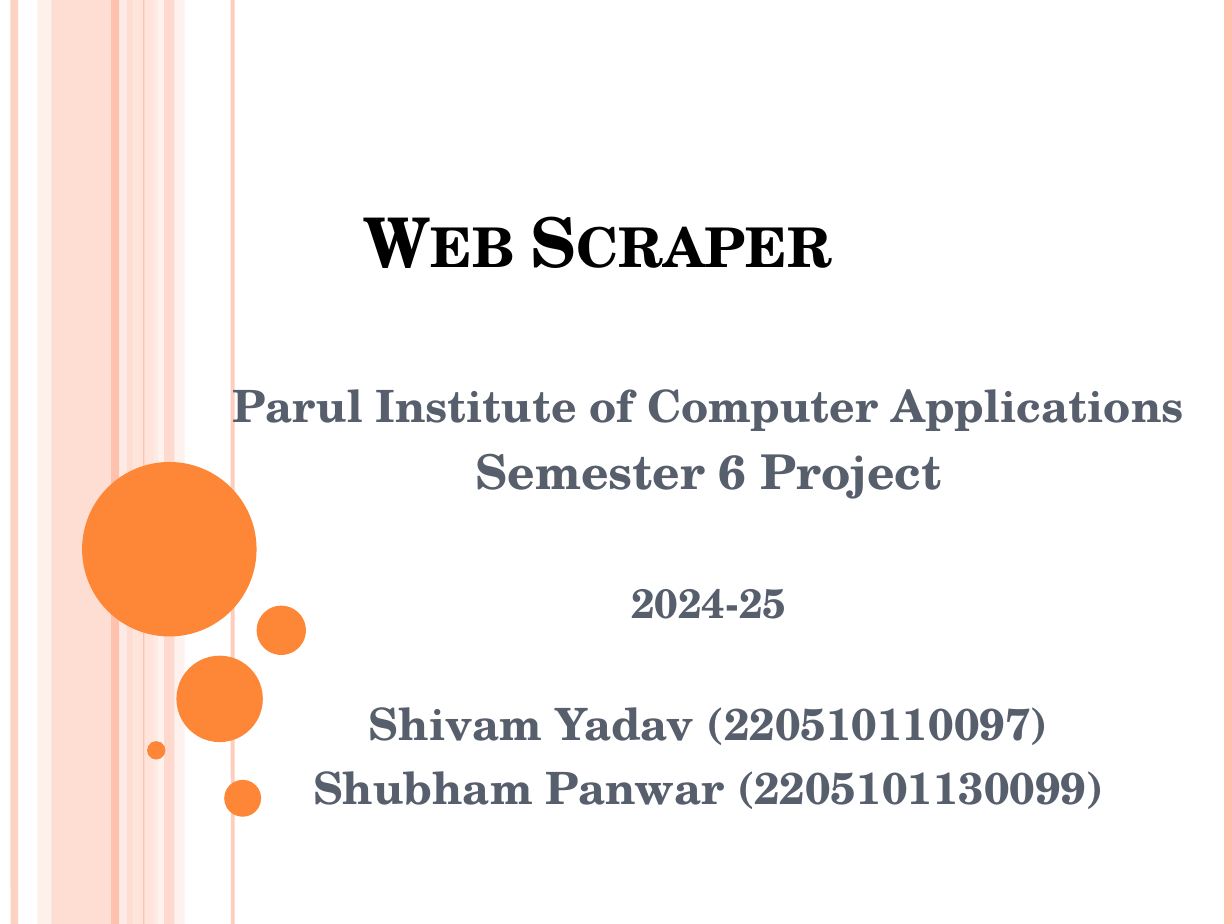
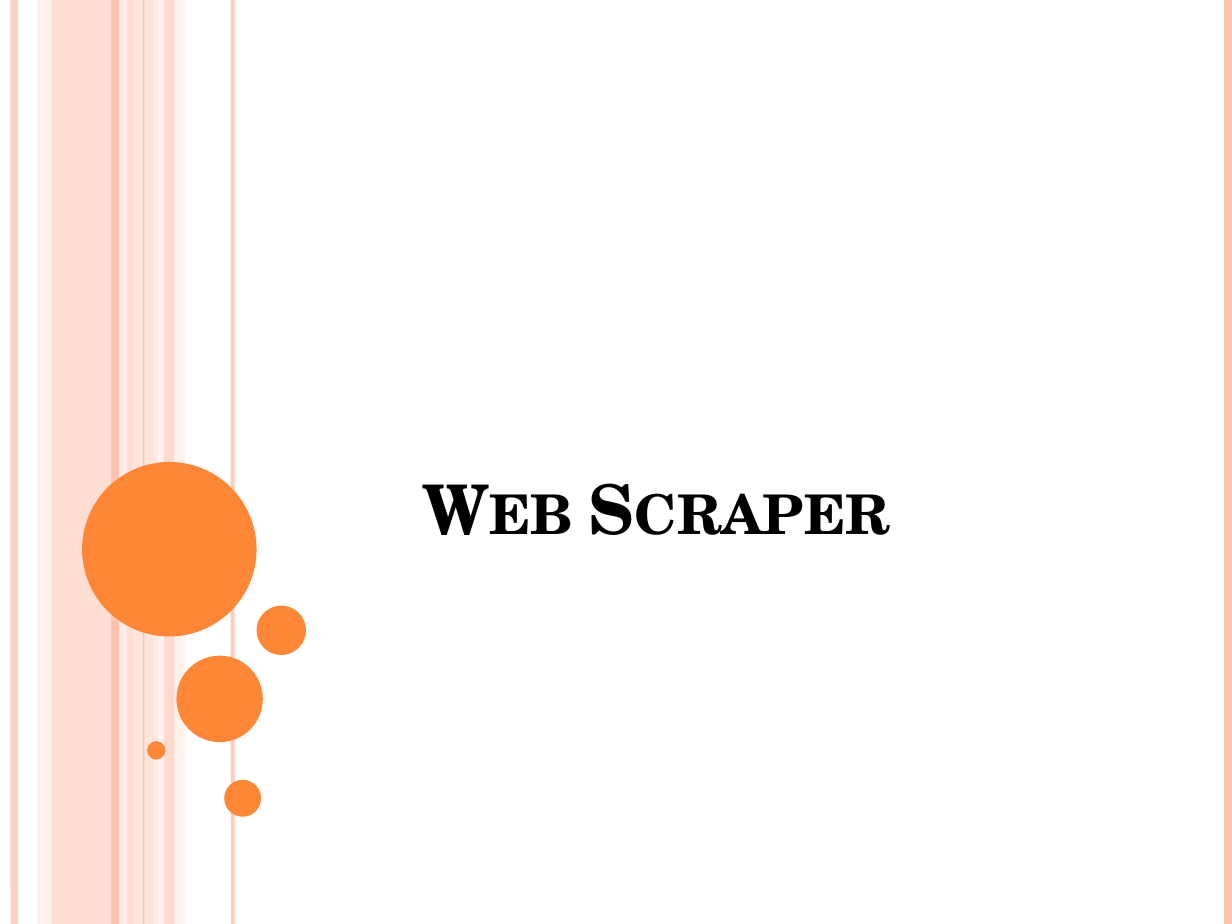
Before and after one commit to Shivam99984/web-scrapple-py, a slide deck: slide 1 of docs/Web Scraper .pptx. Drawn at 1232x924 pixels with LibreOffice and Linux fonts; fonts in the diff are those of the drawing. Boxes give left, top, right and bottom in pixels: in the first picture for what was removed or moved away, otherwise in the second. Text is boxed around its words. In the diff, an @@ line names an element or a change of style, - is before the commit and + after.

Commit message:
Update README.md to include full names of contributors and modify project documentation
- Updated the "Made with ❤️ by Shivam" section to include full names: Shivam Yadav & Shubham Panwar.
- Made changes to the web scraper documentation, removing unnecessary content and streamlining the company profile section.
- Deleted the outdated presentation file for web scraping projects.

```diff
--- a/docs/Web Scraper .pptx
+++ b/docs/Web Scraper .pptx
@@ title "Web Scraper": place and size @@
-title "Web Scraper" at bbox=[83, 41, 1130, 287]
+title "Web Scraper" at bbox=[140, 308, 1188, 554]
@@ subtitle removed at bbox=[232, 376, 1183, 809] @@
-Parul Institute of Computer Applications
-Semester 6 Project
-2024-25
-Shivam Yadav (220510110097)
-Shubham Panwar (2205101130099)
```
Also in this commit, not shown: 3 other files.
